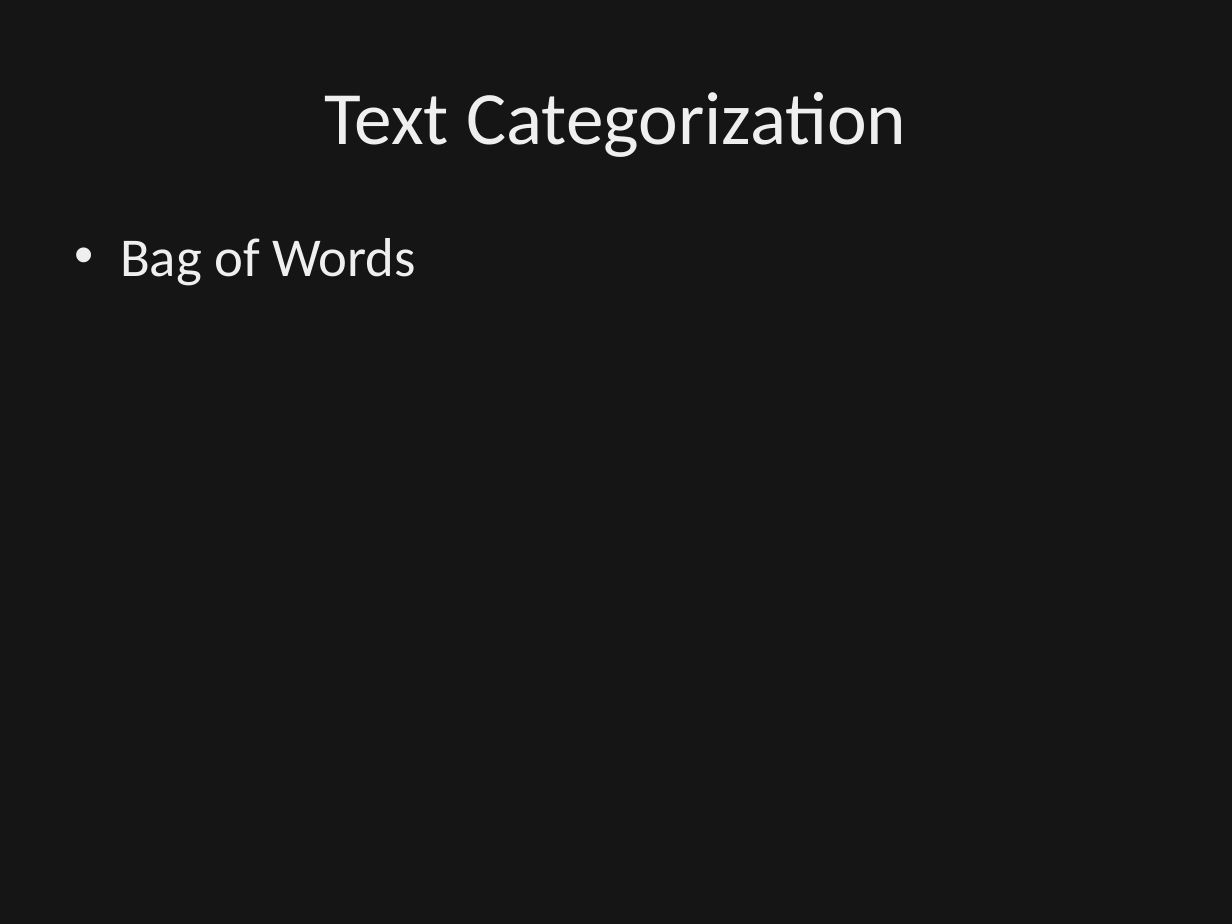
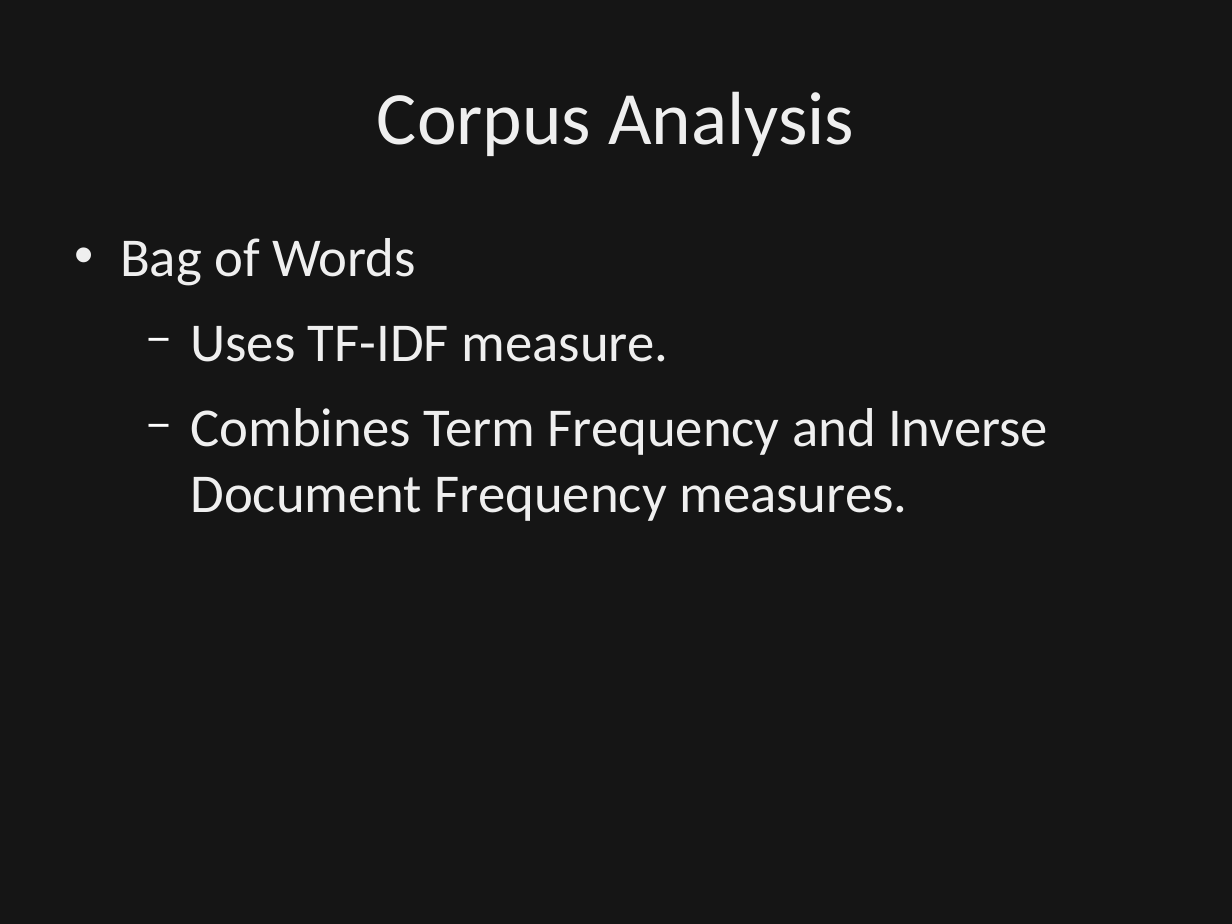
Before and after one commit to dbowmans46/PracticalProgramming, a slide deck: slide 52 of Session 7 - Python/Instructional Material/Session 7 - Python Brief Intro to NLP.odp (slide 53 before the commit). Drawn at 1232x924 pixels with LibreOffice and Linux fonts; fonts in the diff are those of the drawing; background and template pictures are left out; a plain dark background stands for a picture behind light text. Boxes give left, top, right and bottom in pixels: in the first picture for what was removed or moved away, otherwise in the second. Text is boxed around its words. In the diff, an @@ line names an element or a change of style, - is before the commit and + after.

Commit message:
Combined basic text analysis and text classificatoin slides.  Added slides for bag of words and word embedding.  Created python file for corpus analysis examples.  Clarified POS tagger.

```diff
--- a/Session 7 - Python/Instructional Material/Session 7 - Python Brief Intro to NLP.odp
+++ b/Session 7 - Python/Instructional Material/Session 7 - Python Brief Intro to NLP.odp
@@ title at (x1=377, y1=91, x2=854, y2=156): text changed @@
-Text Categorization
+Corpus Analysis
@@ text at (x1=190, y1=326, x2=1048, y2=521): paragraphs added @@
+  − Uses TF-IDF measure.
+  − Combines Term Frequency and Inverse Document Frequency measures.
```
Also in this commit, not shown: 7 other slides changed, 14 slides added, 2 slides removed, 1 other file.
